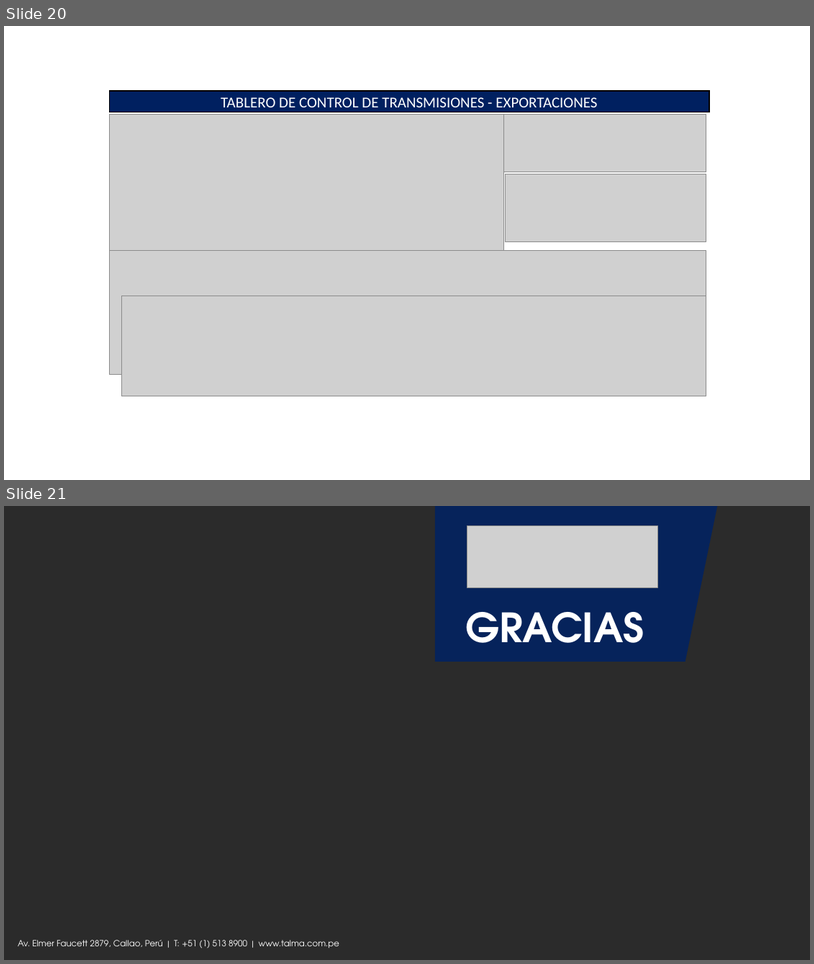
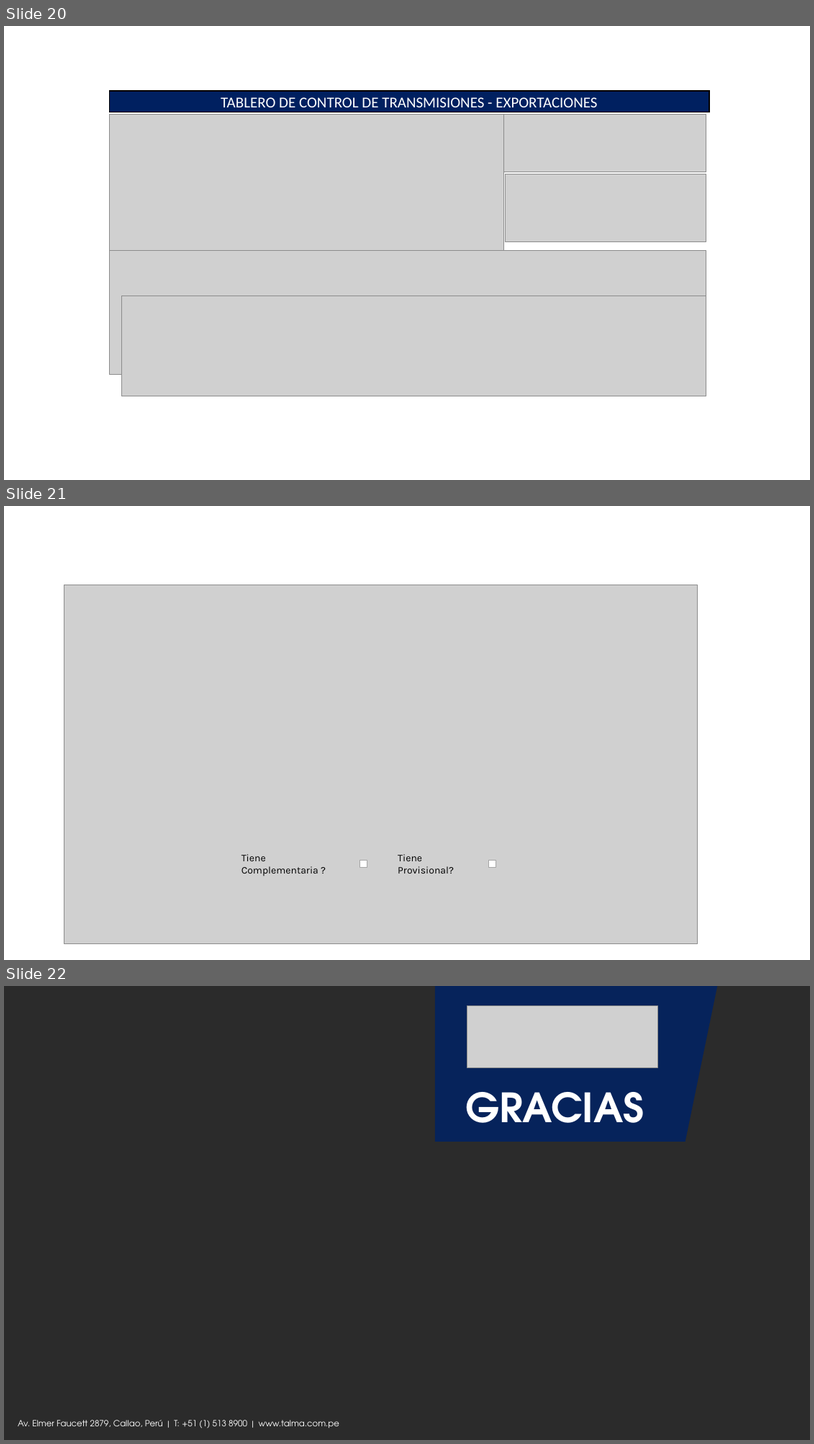
Before and after one commit to yahck/pyTransmisionesTalma, a slide deck: Documentos/ControlTransmisionesV1.0.pptx. Shown one above the other, each under a label of ours: slides 20 and 21 before the commit, slides 20, 21 and 22 after it. The pictures are 814x964 and 814x1444 pixels, drawn with LibreOffice and Linux fonts; fonts in the diff are those of the drawing; grey boxes stand for pictures; background and template pictures are left out; a plain dark background stands for a picture behind light text. Boxes give left, top, right and bottom in pixels: in the first picture for what was removed or moved away, otherwise in the second. Text is boxed around its words. In the diff, an @@ line names an element or a change of style, - is before the commit and + after.

```diff
--- a/Documentos/ControlTransmisionesV1.0.pptx
+++ b/Documentos/ControlTransmisionesV1.0.pptx
@@ slide 21 added at (4,506,810,960), background #FFFFFF @@
@@ picture added at (64,585,698,943) @@
@@ text added at (242,854,319,875), 12 pt, text #000000 @@
+Tiene Complementaria ?
@@ rectangle added at (360,860,367,867), fill #FFFFFF, outline #A6A6A6 0.25 pt @@
@@ text added at (398,854,454,873), 12 pt, text #000000 @@
+Tiene Provisional?
@@ rectangle added at (489,860,496,867), fill #FFFFFF, outline #A6A6A6 0.25 pt @@
@@ what was slide 21 is now slide 22 @@
```
Also in this commit, not shown: 8 other files.
